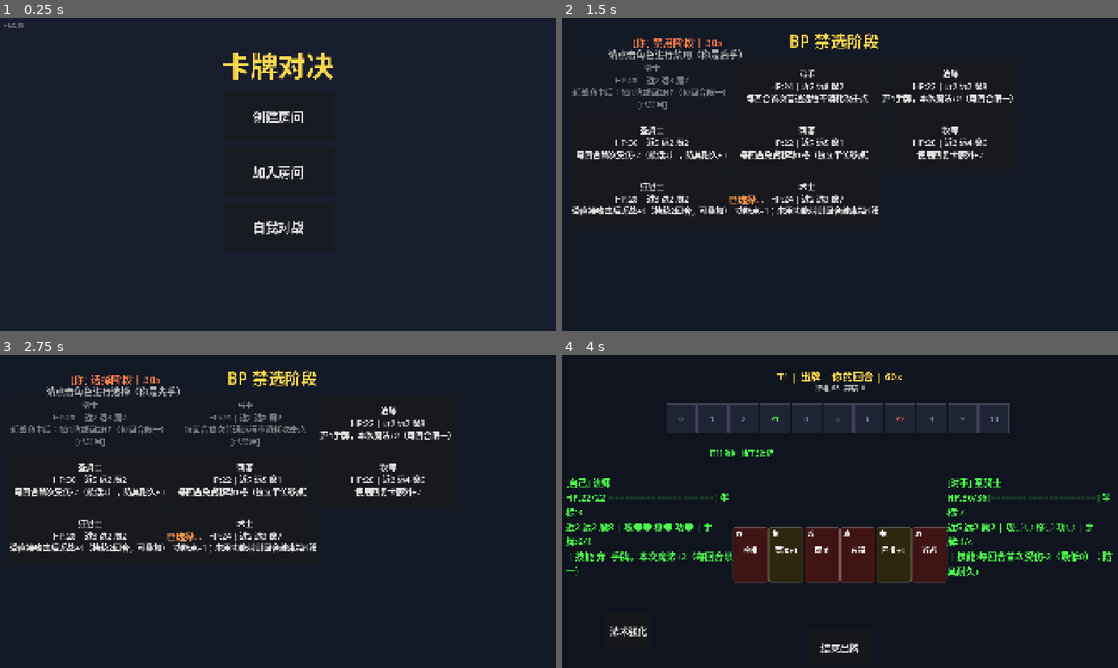
Above: before the commit, frames 1-4 (two rows, left to right).
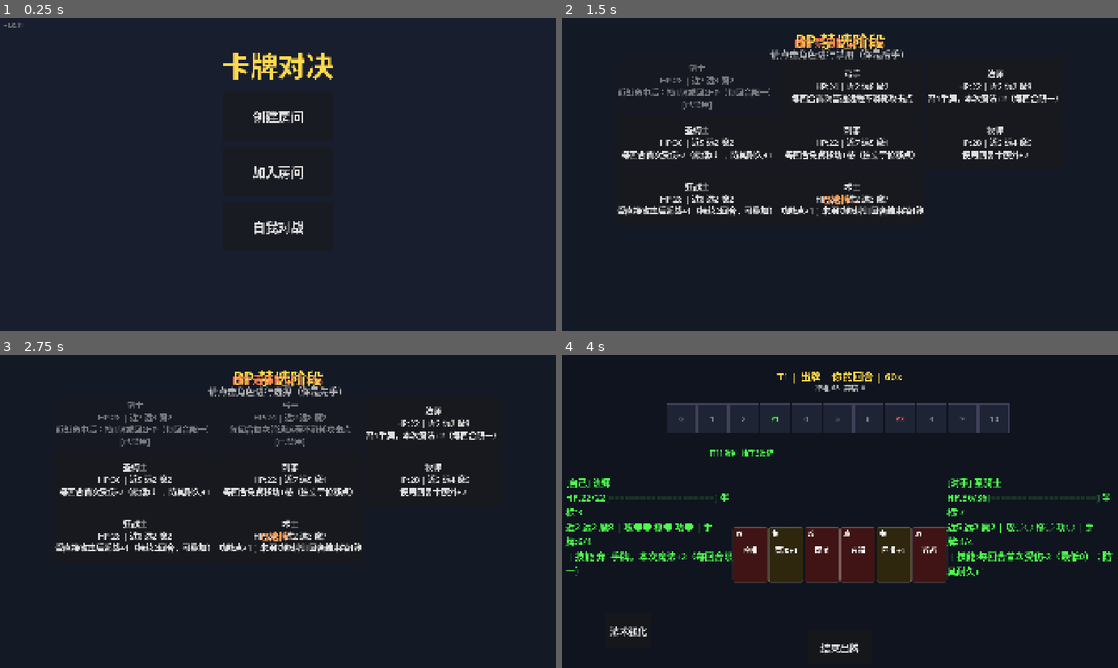
Above: after the commit, the same moments.

Repository: 41hu/card_duel
Game: Godot game, scene res://scenes/main_menu.tscn
Same seed, same stepped clock (60 frames per second), same inputs: the game is played once before the commit and once after it.
Inputs:
- Up to frame 1 (0.25 s): no input
- Up to frame 2 (1.5 s): click "自我对战" at 0.5 s; click "剑士 HP:28 | 近7 远3 魔2 近战命中后：抽1牌…" at 1.25 s
- Up to frame 3 (2.75 s): click "弓手 HP:24 | 近2 远8 魔2 每回合首次普通远程…" at 2 s
- Up to frame 4 (4 s): click "法师 HP:22 | 近2 远2 魔8 弃1手牌，本次魔法…" at 2.75 s; click "圣骑士 HP:36 | 近5 远2 魔2 每回合首次受伤-…" at 3.5 s

The runs differ from the first frame. In frame 1, less than 0.1% of the frame differs, in the area x 3-5%, y 1-4%; in frame 2, 9.4%, in the area x 1-90%, y 4-64%; in frame 3, 9.3%; in frame 4, nothing differs.

Commit message:
修复真机反馈: 宽屏居中/安全区适配/狂战士被动只加近战
- 主菜单/BP/结算改为锚点居中, 修复 expand 模式下宽屏偏左
- 版本号与战斗角落信息按安全区偏移, 避免刘海/圆角裁切
- 狂战士 buff 改为 near_up, 仅近战/重击伤害生效(原误加所有类型)
- bump version to 1.0.11

Co-Authored-By: Claude Opus 4.8 <noreply@anthropic.com>

Diff:
--- a/scenes/bp_scene.tscn
+++ b/scenes/bp_scene.tscn
@@ -21,50 +21,65 @@
 color = Color(0.08, 0.1, 0.15, 1)
 
 [node name="Title" type="Label" parent="." unique_id=155432898]
-layout_mode = 0
-offset_left = 741.0
+layout_mode = 1
+anchor_left = 0.5
+anchor_right = 0.5
+offset_left = -200.0
 offset_top = 36.0
-offset_right = 1139.0
+offset_right = 200.0
 offset_bottom = 116.0
+grow_horizontal = 2
 theme_override_colors/font_color = Color(1, 0.85, 0.3, 1)
 theme_override_font_sizes/font_size = 56
 text = "BP 禁选阶段"
 horizontal_alignment = 1
 
 [node name="PhaseLabel" type="Label" parent="." unique_id=1081214818]
-layout_mode = 0
-offset_left = 80.0
+layout_mode = 1
+anchor_left = 0.5
+anchor_right = 0.5
+offset_left = -320.0
 offset_top = 56.0
-offset_right = 720.0
+offset_right = 320.0
 offset_bottom = 100.0
+grow_horizontal = 2
 theme_override_colors/font_color = Color(1, 0.5, 0.3, 1)
 theme_override_font_sizes/font_size = 36
 horizontal_alignment = 1
 
 [node name="TurnLabel" type="Label" parent="." unique_id=2001614810]
-layout_mode = 0
-offset_left = 80.0
+layout_mode = 1
+anchor_left = 0.5
+anchor_right = 0.5
+offset_left = -320.0
 offset_top = 100.0
-offset_right = 720.0
+offset_right = 320.0
 offset_bottom = 134.0
+grow_horizontal = 2
 theme_override_colors/font_color = Color(0.7, 0.7, 0.7, 1)
 theme_override_font_sizes/font_size = 32
 horizontal_alignment = 1
 
 [node name="CharGrid" type="GridContainer" parent="." unique_id=10912715]
-layout_mode = 0
-offset_left = 30.0
+layout_mode = 1
+anchor_left = 0.5
+anchor_right = 0.5
+offset_left = -540.0
 offset_top = 140.0
-offset_right = 1110.0
+offset_right = 540.0
 offset_bottom = 580.0
+grow_horizontal = 2
 columns = 4
 
 [node name="StatusLabel" type="Label" parent="." unique_id=1678046552]
-layout_mode = 0
-offset_left = 315.0
+layout_mode = 1
+anchor_left = 0.5
+anchor_right = 0.5
+offset_left = -320.0
 offset_top = 600.0
-offset_right = 955.0
+offset_right = 320.0
 offset_bottom = 640.0
+grow_horizontal = 2
 theme_override_colors/font_color = Color(1, 0.6, 0.3, 1)
 theme_override_font_sizes/font_size = 32
 horizontal_alignment = 1
--- a/scenes/main_menu.tscn
+++ b/scenes/main_menu.tscn
@@ -21,57 +21,66 @@
 color = Color(0.1, 0.12, 0.18, 1)
 
 [node name="Title" type="Label" parent="." unique_id=269105965]
-layout_mode = 0
-offset_left = 710.0
+layout_mode = 1
+anchor_left = 0.5
+anchor_right = 0.5
+offset_left = -250.0
 offset_top = 90.0
-offset_right = 1210.0
+offset_right = 250.0
 offset_bottom = 190.0
+grow_horizontal = 2
 theme_override_colors/font_color = Color(1, 0.85, 0.3, 1)
 theme_override_font_sizes/font_size = 96
 text = "卡牌对决"
 horizontal_alignment = 1
 
 [node name="MainPanel" type="Control" parent="." unique_id=382630785]
-anchors_preset = 0
-offset_left = 250.0
+layout_mode = 1
+anchor_left = 0.5
+anchor_right = 0.5
+offset_left = -475.0
 offset_top = 240.0
-offset_right = 550.0
+offset_right = 475.0
 offset_bottom = 450.0
+grow_horizontal = 2
 
 [node name="CreateBtn" type="Button" parent="MainPanel" unique_id=945651176]
 layout_mode = 0
-offset_left = 520.0
+offset_left = 285.0
 offset_top = 15.0
-offset_right = 900.0
+offset_right = 665.0
 offset_bottom = 185.0
 theme_override_font_sizes/font_size = 44
 text = "创建房间"
 
 [node name="JoinBtn" type="Button" parent="MainPanel" unique_id=354150312]
 layout_mode = 0
-offset_left = 520.0
+offset_left = 285.0
 offset_top = 205.0
-offset_right = 900.0
+offset_right = 665.0
 offset_bottom = 375.0
 theme_override_font_sizes/font_size = 44
 text = "加入房间"
 
 [node name="SelfBtn" type="Button" parent="MainPanel" unique_id=1625168154]
 layout_mode = 0
-offset_left = 520.0
+offset_left = 285.0
 offset_top = 395.0
-offset_right = 900.0
+offset_right = 665.0
 offset_bottom = 565.0
 theme_override_font_sizes/font_size = 44
 text = "自我对战"
 
 [node name="CreatePanel" type="Control" parent="." unique_id=535578410]
 visible = false
-anchors_preset = 0
-offset_left = 510.0
+layout_mode = 1
+anchor_left = 0.5
+anchor_right = 0.5
+offset_left = -450.0
 offset_top = 220.0
-offset_right = 1410.0
+offset_right = 450.0
 offset_bottom = 860.0
+grow_horizontal = 2
 
 [node name="CreateTitle" type="Label" parent="CreatePanel" unique_id=1535493356]
 layout_mode = 0
@@ -152,11 +161,14 @@
 
 [node name="JoinPanel" type="Control" parent="." unique_id=579832077]
 visible = false
-anchors_preset = 0
-offset_left = 510.0
+layout_mode = 1
+anchor_left = 0.5
+anchor_right = 0.5
+offset_left = -450.0
 offset_top = 210.0
-offset_right = 1410.0
+offset_right = 450.0
 offset_bottom = 870.0
+grow_horizontal = 2
 
 [node name="JoinTitle" type="Label" parent="JoinPanel" unique_id=1562938152]
 layout_mode = 0
@@ -245,11 +257,14 @@
 text = "返回"
 
 [node name="StatusLabel" type="Label" parent="." unique_id=1194138405]
-layout_mode = 0
-offset_left = 560.0
+layout_mode = 1
+anchor_left = 0.5
+anchor_right = 0.5
+offset_left = -400.0
 offset_top = 955.0
-offset_right = 1360.0
+offset_right = 400.0
 offset_bottom = 1005.0
+grow_horizontal = 2
 theme_override_colors/font_color = Color(0.6, 0.6, 0.6, 1)
 theme_override_font_sizes/font_size = 34
 horizontal_alignment = 1
--- a/scenes/settlement.tscn
+++ b/scenes/settlement.tscn
@@ -21,29 +21,38 @@
 color = Color(0.08, 0.1, 0.15, 1)
 
 [node name="Title" type="Label" parent="." unique_id=1913701629]
-layout_mode = 0
-offset_left = 712.0
+layout_mode = 1
+anchor_left = 0.5
+anchor_right = 0.5
+offset_left = -250.0
 offset_top = 79.0
-offset_right = 1212.0
+offset_right = 250.0
 offset_bottom = 159.0
+grow_horizontal = 2
 theme_override_font_sizes/font_size = 64
 horizontal_alignment = 1
 
 [node name="Detail" type="Label" parent="." unique_id=183571138]
-layout_mode = 0
-offset_left = 737.0
+layout_mode = 1
+anchor_left = 0.5
+anchor_right = 0.5
+offset_left = -200.0
 offset_top = 360.0
-offset_right = 1137.0
+offset_right = 200.0
 offset_bottom = 440.0
+grow_horizontal = 2
 theme_override_colors/font_color = Color(1, 1, 1, 1)
 theme_override_font_sizes/font_size = 40
 horizontal_alignment = 1
 
 [node name="BackBtn" type="Button" parent="." unique_id=1049546627]
-layout_mode = 0
-offset_left = 780.0
+layout_mode = 1
+anchor_left = 0.5
+anchor_right = 0.5
+offset_left = -180.0
 offset_top = 460.0
-offset_right = 1140.0
+offset_right = 180.0
 offset_bottom = 580.0
+grow_horizontal = 2
 theme_override_font_sizes/font_size = 36
 text = "返回主菜单"
--- a/scripts/core/character_skills.gd
+++ b/scripts/core/character_skills.gd
@@ -212,7 +212,7 @@
 	return base
 
 func _berserker_rage(player_idx: int):
-	_ms.status.add_buff(player_idx, "attack_up", 1, 2)
+	_ms.status.add_buff(player_idx, "near_up", 1, 2)
 	_ms.add_log(player_idx, "狂战士+1近战")
 
 func _mage_discard(player_idx: int, params: Dictionary) -> Dictionary:
--- a/scripts/core/combat_system.gd
+++ b/scripts/core/combat_system.gd
@@ -56,7 +56,7 @@
 		formula += "+%d" % (base_damage - before_weapon)
 
 	# 应用Buff修正（狂战士等）
-	var buff_mod = match_ref.status.get_attack_modifier(attacker_idx)
+	var buff_mod = match_ref.status.get_attack_modifier(attacker_idx, damage_type)
 	if buff_mod != 0:
 		base_damage += buff_mod
 		formula += ("+%d" if buff_mod > 0 else "%d") % buff_mod
--- a/scripts/core/status_system.gd
+++ b/scripts/core/status_system.gd
@@ -77,8 +77,8 @@
 	# 清除技能使用标记
 	player.skill_used_this_turn = false
 
-# 获取攻击力修正
-func get_attack_modifier(player_idx: int) -> int:
+# 获取攻击力修正（damage_type: Config.DamageType，用于区分近战限定加成）
+func get_attack_modifier(player_idx: int, damage_type: int) -> int:
 	var player = match_ref.get_player(player_idx)
 	var mod = 0
 	for buff in player.buffs:
@@ -86,6 +86,8 @@
 			mod += buff.value
 		elif buff.type == "attack_down":
 			mod += buff.value  # value为负
+		elif buff.type == "near_up" and damage_type == Config.DamageType.PHYSICAL:
+			mod += buff.value  # 狂战士：仅近战类伤害（近战/重击）生效
 	return mod
 
 # 获取移动修正（霜咬效果等）
--- a/scripts/ui/battle_ui.gd
+++ b/scripts/ui/battle_ui.gd
@@ -73,6 +73,39 @@
 	if not cached.is_empty():
 		_on_state_updated(cached)
 		_n().battle_state_cache = {}
+	_apply_safe_area()
+
+# 全面屏/刘海屏安全区适配：横屏时刘海在左右两侧，给角落信息留出边距
+func _apply_safe_area():
+	var sa = DisplayServer.get_display_safe_area()
+	var win = DisplayServer.window_get_size()
+	var vp = get_viewport_rect().size
+	if vp.x <= 0 or vp.y <= 0: return
+	var sx = win.x / vp.x
+	var sy = win.y / vp.y
+	var left = sa.position.x / sx
+	var right = (win.x - sa.end.x) / sx
+	var top = sa.position.y / sy
+	var bottom = (win.y - sa.end.y) / sy
+	if left > 0:
+		me_info.offset_left = left + 12
+		skill_btn.offset_left += left
+		skill_btn.offset_right += left
+		skill_confirm.offset_left += left
+		skill_confirm.offset_right += left
+		skill_cancel.offset_left += left
+		skill_cancel.offset_right += left
+	if right > 0:
+		opp_info.offset_right = -(right + 12)
+	if bottom > 0:
+		end_turn_btn.offset_top -= bottom
+		end_turn_btn.offset_bottom -= bottom
+		skill_btn.offset_top -= bottom
+		skill_btn.offset_bottom -= bottom
+		skill_confirm.offset_top -= bottom
+		skill_confirm.offset_bottom -= bottom
+		skill_cancel.offset_top -= bottom
+		skill_cancel.offset_bottom -= bottom
 
 func _input(event):
 	if not OS.is_debug_build(): return
@@ -379,9 +412,10 @@
 				extra += " [DoT] %s -%dHP %s" % [dname, d.damage, suffix]
 		if buffs.size() > 0:
 			for b in buffs:
+				var bname = {"attack_up": "攻击强化", "attack_down": "攻击弱化", "near_up": "近战强化"}.get(b.type, b.type)
 				var sgn = "+" if b.value > 0 else ""
 				var dur = ("%d回" % b.duration) if b.duration > 0 else ("回合" if b.duration == -1 else "")
-				extra += " [Buff] %s %s%d %s" % [b.type, sgn, b.value, dur]
+				extra += " [Buff] %s %s%d %s" % [bname, sgn, b.value, dur]
 		if skill != "?":
 			if extra != "": extra += " |"
 			extra += " 技能:%s" % skill
--- a/scripts/ui/main_menu.gd
+++ b/scripts/ui/main_menu.gd
@@ -32,7 +32,13 @@
 	version_label.text = "v" + _get_version()
 	version_label.add_theme_font_size_override("font_size", 20)
 	version_label.add_theme_color_override("font_color", Color(0.5, 0.5, 0.5))
-	version_label.position = Vector2(12, 12)
+	# 安全区适配：全面屏/刘海屏上避免被裁切
+	var sa = DisplayServer.get_display_safe_area()
+	var win = DisplayServer.window_get_size()
+	var vp = get_viewport_rect().size
+	var sx = (win.x / vp.x) if vp.x > 0 else 1.0
+	var sy = (win.y / vp.y) if vp.y > 0 else 1.0
+	version_label.position = Vector2(sa.position.x / sx + 12, sa.position.y / sy + 12)
 	add_child(version_label)
 	c_back_btn.pressed.connect(_show_main)
 	j_back_btn.pressed.connect(_show_main)
--- a/scripts/version.gd
+++ b/scripts/version.gd
@@ -1,2 +1,2 @@
 # version.gd — 版本信息（必须用 .gd 文件，Godot 导出保证包含脚本）
-const VERSION = "1.0.10"
+const VERSION = "1.0.11"
